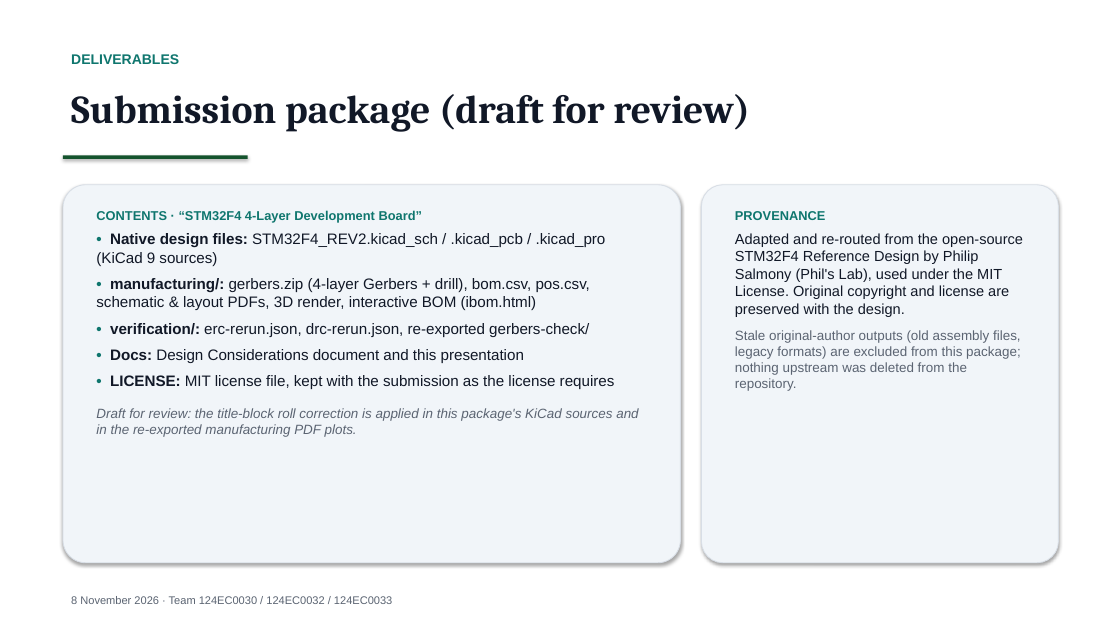
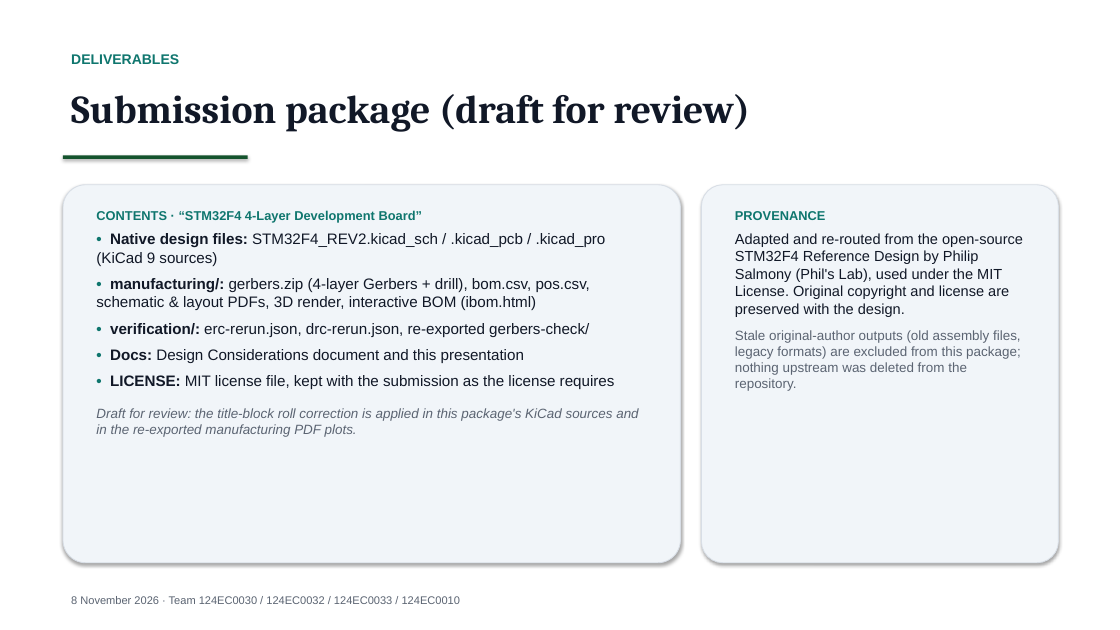
Before and after one commit to DsThakurRawat/PCB-AND-CHIP-DESIGN-WITH-AIML, a slide deck: slide 12 of EMP_PROJECT/STM32F4 4-Layer Development Board/EMP_STM32F4_4Layer_Presentation.pptx. Drawn at 1120x630 pixels with LibreOffice and Linux fonts; fonts in the diff are those of the drawing. Boxes give left, top, right and bottom in pixels: in the first picture for what was removed or moved away, otherwise in the second. Text is boxed around its words. In the diff, an @@ line names an element or a change of style, - is before the commit and + after.

Commit message:
feat(emp_project): add 4th team member Dasari E S T Vishnu Vardhan (124EC0010) to deck and submission bundle

```diff
--- a/EMP_PROJECT/STM32F4 4-Layer Development Board/EMP_STM32F4_4Layer_Presentation.pptx
+++ b/EMP_PROJECT/STM32F4 4-Layer Development Board/EMP_STM32F4_4Layer_Presentation.pptx
@@ text at [71, 596, 460, 604]: text changed @@
-8 November 2026 · Team 124EC0030 / 124EC0032 / 124EC0033
+8 November 2026 · Team 124EC0030 / 124EC0032 / 124EC0033 / 124EC0010
```
Also in this commit, not shown: 1 other slide changed, 1 other file.
